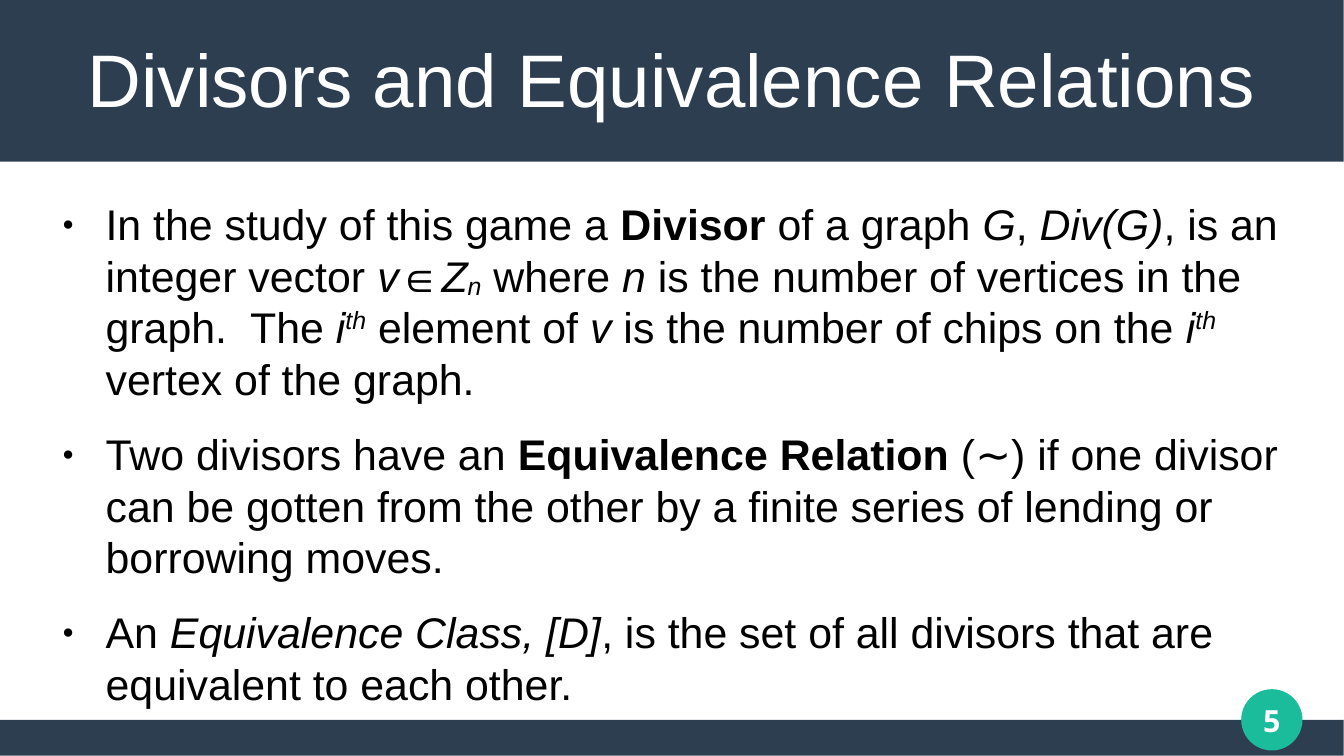
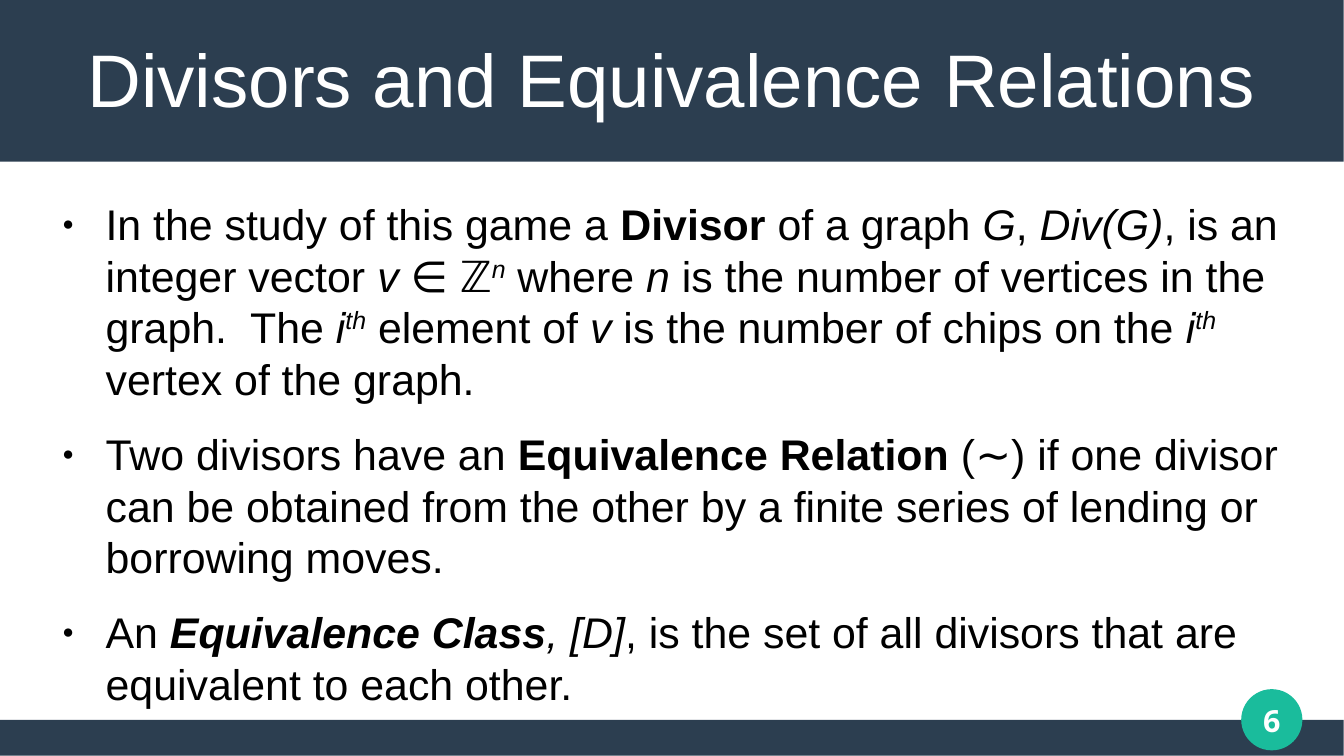
Before and after one commit to matthew-pisano/ChipFiring, a slide deck: slide 6 of Docs/generalPresentation.pptx (slide 5 before the commit). Drawn at 1344x756 pixels with LibreOffice and Linux fonts; fonts in the diff are those of the drawing. Boxes give left, top, right and bottom in pixels: in the first picture for what was removed or moved away, otherwise in the second. Text is boxed around its words. In the diff, an @@ line names an element or a change of style, - is before the commit and + after.

```diff
--- a/Docs/generalPresentation.pptx
+++ b/Docs/generalPresentation.pptx
@@ text at [106,209,1278,582]: text changed @@
-● In the study of this game a Divisor of a graph G, Div(G), is an integer vector v∈Zn where n is the number of vertices in the graph. The ith element of v is the number of chips on the ith vertex of the graph.
-● Two divisors have an Equivalence Relation (∼) if one divisor can be gotten from the other by a finite series of lending or borrowing moves.
+● In the study of this game a Divisor of a graph G, Div(G), is an integer vector v ∈ ℤn where n is the number of vertices in the graph. The ith element of v is the number of chips on the ith vertex of the graph.
+● Two divisors have an Equivalence Relation (∼) if one divisor can be obtained from the other by a finite series of lending or borrowing moves.
@@ text at [106,617,1237,709]: bold on in "Equivalence Class," @@
@@ page number at [1263,710,1280,733]: text changed @@
-5
+6
```
Also in this commit, not shown: 11 other slides changed, 2 slides added, 7 other files.
